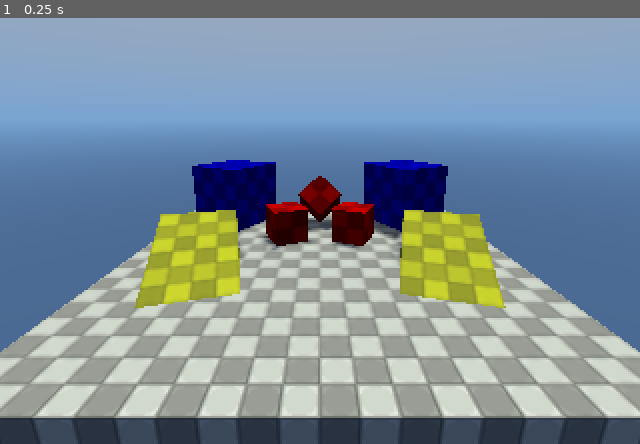
Above: before the commit, frame 1.
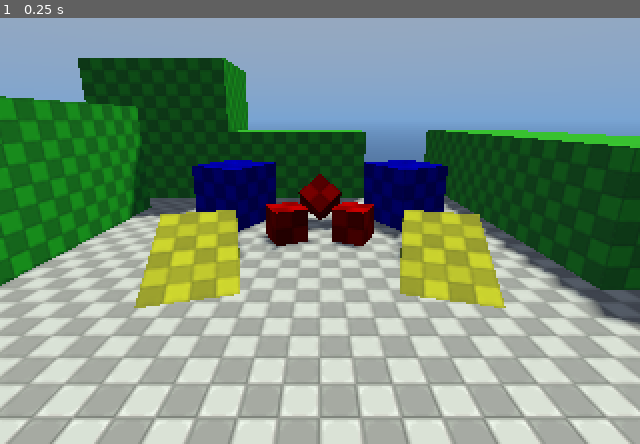
Above: after the commit, the same moment.

Repository: McInteractive23/Shard-Seaker
Game: Godot game, scene res://Levels/Dev Playground/dev_environment.tscn
Same seed, same stepped clock (60 frames per second), same inputs: the game is played once before the commit and once after it.
Inputs:
- Up to frame 1 (0.25 s): no input

The runs differ from the first frame. In frame 1, 36% of the frame differs, in the area x 0-100%, y 9-100%.

Commit message:
Walls

Diff:
--- a/Levels/Dev Playground/Dev Objects/blue_dev_box.tscn
+++ b/Levels/Dev Playground/Dev Objects/blue_dev_box.tscn
@@ -19,7 +19,7 @@
 
 [node name="Blue Dev Box" type="Node3D"]
 
-[node name="StaticBody3D" type="RigidBody3D" parent="."]
+[node name="StaticBody3D" type="StaticBody3D" parent="."]
 
 [node name="MeshInstance3D" type="MeshInstance3D" parent="StaticBody3D"]
 mesh = SubResource("BoxMesh_uj06s")
--- /dev/null
+++ b/Levels/Dev Playground/Dev Objects/green_dev_wall.tscn
@@ -0,0 +1,21 @@
+[gd_scene load_steps=4 format=3 uid="uid://cpb1voggsoa5i"]
+
+[ext_resource type="Texture2D" uid="uid://b6yuw0varxule" path="res://Levels/Dev Playground/DevSquares.webp" id="1_t6hji"]
+
+[sub_resource type="StandardMaterial3D" id="StandardMaterial3D_c1h0s"]
+albedo_color = Color(0.148438, 1, 0, 1)
+albedo_texture = ExtResource("1_t6hji")
+uv1_triplanar = true
+
+[sub_resource type="BoxMesh" id="BoxMesh_ic4sm"]
+material = SubResource("StandardMaterial3D_c1h0s")
+size = Vector3(6, 3, 1)
+
+[node name="Green Dev Wall" type="Node3D"]
+
+[node name="StaticBody3D" type="StaticBody3D" parent="."]
+
+[node name="MeshInstance3D" type="MeshInstance3D" parent="StaticBody3D"]
+mesh = SubResource("BoxMesh_ic4sm")
+
+[node name="CollisionShape3D" type="CollisionShape3D" parent="StaticBody3D"]
--- a/Levels/Dev Playground/Dev Objects/red_dev_box.tscn
+++ b/Levels/Dev Playground/Dev Objects/red_dev_box.tscn
@@ -17,7 +17,7 @@
 
 [node name="Red Dev Box" type="Node3D"]
 
-[node name="StaticBody3D" type="RigidBody3D" parent="."]
+[node name="StaticBody3D" type="StaticBody3D" parent="."]
 
 [node name="MeshInstance3D" type="MeshInstance3D" parent="StaticBody3D"]
 mesh = SubResource("BoxMesh_x6tbo")
--- a/Levels/Dev Playground/Dev Objects/yellow_dev_ramp.tscn
+++ b/Levels/Dev Playground/Dev Objects/yellow_dev_ramp.tscn
@@ -4,7 +4,7 @@
 
 [sub_resource type="StandardMaterial3D" id="StandardMaterial3D_2742q"]
 shading_mode = 2
-albedo_color = Color(0.992188, 1, 0, 1)
+albedo_color = Color(1, 1, 0, 1)
 albedo_texture = ExtResource("1_mbi0l")
 uv1_triplanar = true
 
@@ -19,7 +19,7 @@
 [node name="Yellow Dev Ramp" type="Node3D"]
 transform = Transform3D(-4.37114e-08, 0, 1, 0, 1, 0, -1, 0, -4.37114e-08, 0, 0, 0)
 
-[node name="StaticBody3D" type="RigidBody3D" parent="."]
+[node name="StaticBody3D" type="StaticBody3D" parent="."]
 
 [node name="MeshInstance3D" type="MeshInstance3D" parent="StaticBody3D"]
 mesh = SubResource("PrismMesh_usd71")
--- a/Levels/Dev Playground/dev_environment.tscn
+++ b/Levels/Dev Playground/dev_environment.tscn
@@ -1,6 +1,7 @@
-[gd_scene load_steps=11 format=3 uid="uid://c2ecbnmtmkg4w"]
+[gd_scene load_steps=12 format=3 uid="uid://c2ecbnmtmkg4w"]
 
 [ext_resource type="Texture2D" uid="uid://b6yuw0varxule" path="res://Levels/Dev Playground/DevSquares.webp" id="1_22vgc"]
+[ext_resource type="PackedScene" uid="uid://cpb1voggsoa5i" path="res://Levels/Dev Playground/Dev Objects/green_dev_wall.tscn" id="2_crbf7"]
 [ext_resource type="PackedScene" uid="uid://v25m8xjsukcb" path="res://Levels/Dev Playground/Dev Objects/red_dev_box.tscn" id="2_eswq4"]
 [ext_resource type="PackedScene" uid="uid://2lv4tb876p6b" path="res://Levels/Dev Playground/Dev Objects/blue_dev_box.tscn" id="3_eswq4"]
 [ext_resource type="PackedScene" uid="uid://c668avcy1qx4v" path="res://Levels/Dev Playground/Dev Objects/yellow_dev_ramp.tscn" id="4_lt7gd"]
@@ -26,13 +27,13 @@
 [sub_resource type="StandardMaterial3D" id="StandardMaterial3D_jovbx"]
 shading_mode = 2
 albedo_texture = ExtResource("1_22vgc")
-metallic_specular = 0.0
 uv1_triplanar = true
 texture_filter = 5
+billboard_keep_scale = true
 
 [sub_resource type="BoxMesh" id="BoxMesh_x6tbo"]
 material = SubResource("StandardMaterial3D_jovbx")
-size = Vector3(10, 1, 10)
+size = Vector3(20, 1, 20)
 
 [sub_resource type="BoxShape3D" id="BoxShape3D_v77un"]
 size = Vector3(10, 1, 10)
@@ -52,15 +53,80 @@
 
 [node name="Mesh" type="Node" parent="."]
 
-[node name="Floor" type="Node3D" parent="Mesh"]
+[node name="MainFloor" type="Node3D" parent="Mesh"]
 
-[node name="StaticBody3D" type="StaticBody3D" parent="Mesh/Floor"]
+[node name="StaticBody3D" type="StaticBody3D" parent="Mesh/MainFloor"]
 
-[node name="MeshInstance3D" type="MeshInstance3D" parent="Mesh/Floor/StaticBody3D"]
+[node name="MeshInstance3D" type="MeshInstance3D" parent="Mesh/MainFloor/StaticBody3D"]
 mesh = SubResource("BoxMesh_x6tbo")
 
-[node name="CollisionShape3D" type="CollisionShape3D" parent="Mesh/Floor/StaticBody3D"]
+[node name="CollisionShape3D" type="CollisionShape3D" parent="Mesh/MainFloor/StaticBody3D"]
 shape = SubResource("BoxShape3D_v77un")
+
+[node name="Walls" type="Node" parent="Mesh"]
+
+[node name="Green Dev Wall 1" parent="Mesh/Walls" instance=ExtResource("2_crbf7")]
+transform = Transform3D(-4.27193e-08, 0, -1, 0, 1, 0, 1, 0, -4.27193e-08, 6.5, 2, -7)
+
+[node name="Green Dev Wall 2" parent="Mesh/Walls" instance=ExtResource("2_crbf7")]
+transform = Transform3D(-4.27193e-08, 0, -1, 0, 1, 0, 1, 0, -4.27193e-08, 6.5, 2, -1)
+
+[node name="Green Dev Wall 3" parent="Mesh/Walls" instance=ExtResource("2_crbf7")]
+transform = Transform3D(0, -1, -4.37114e-08, -4.47035e-08, -4.37114e-08, 1, -1, 0, -4.47035e-08, 8.5, 3, -7)
+
+[node name="Green Dev Wall 4" parent="Mesh/Walls" instance=ExtResource("2_crbf7")]
+transform = Transform3D(1.74846e-07, -1, -4.37114e-08, -4.47035e-08, -4.37114e-08, 1, -1, -1.74846e-07, -4.47035e-08, 8.5, 3, -1)
+
+[node name="Green Dev Wall 5" parent="Mesh/Walls" instance=ExtResource("2_crbf7")]
+transform = Transform3D(1.50996e-07, -1, 2.42906e-17, 1, 1.50996e-07, 9.92095e-10, -9.92095e-10, 0, 1, 8.5, -0.5, 1.5)
+
+[node name="Green Dev Wall 6" parent="Mesh/Walls" instance=ExtResource("2_crbf7")]
+transform = Transform3D(2.38419e-07, -1, -8.74228e-08, -1, -2.38419e-07, -9.92095e-10, 9.92074e-10, 8.74228e-08, -1, 8.5, 0, -9.5)
+
+[node name="Green Dev Wall 7" parent="Mesh/Walls" instance=ExtResource("2_crbf7")]
+transform = Transform3D(1, 0, 9.92095e-10, 0, 1, 0, -9.92095e-10, 0, 1, -7, 2, -6.5)
+
+[node name="Green Dev Wall 8" parent="Mesh/Walls" instance=ExtResource("2_crbf7")]
+transform = Transform3D(1, 0, 9.92095e-10, 0, 1, 0, -9.92095e-10, 0, 1, -1, 2, -6.5)
+
+[node name="Green Dev Wall 9" parent="Mesh/Walls" instance=ExtResource("2_crbf7")]
+transform = Transform3D(-1, 4.37114e-08, -4.47035e-08, -4.47035e-08, -4.37114e-08, 1, 4.37114e-08, 1, 4.37114e-08, -7, 3, -8.5)
+
+[node name="Green Dev Wall 10" parent="Mesh/Walls" instance=ExtResource("2_crbf7")]
+transform = Transform3D(-1, -1.31134e-07, -4.47035e-08, -4.47035e-08, -4.37114e-08, 1, -1.31134e-07, 1, 4.37114e-08, -1, 3, -8.5)
+
+[node name="Green Dev Wall 11" parent="Mesh/Walls" instance=ExtResource("2_crbf7")]
+transform = Transform3D(-9.92102e-10, 4.37114e-08, 1, 1, 1.50996e-07, 9.92095e-10, -1.50996e-07, 1, -4.37114e-08, 1.5, -0.5, -8.5)
+
+[node name="Green Dev Wall 13" parent="Mesh/Walls" instance=ExtResource("2_crbf7")]
+transform = Transform3D(1, 0, 9.92095e-10, 0, 1, 0, -9.92095e-10, 0, 1, -7, 5, -6.5)
+
+[node name="Green Dev Wall 14" parent="Mesh/Walls" instance=ExtResource("2_crbf7")]
+transform = Transform3D(-1, 4.37114e-08, -4.47035e-08, -4.47035e-08, -4.37114e-08, 1, 4.37114e-08, 1, 4.37114e-08, -7, 6, -8.5)
+
+[node name="Green Dev Wall 15" parent="Mesh/Walls" instance=ExtResource("2_crbf7")]
+transform = Transform3D(9.92064e-10, 1.31134e-07, -1, -1, -2.38419e-07, -9.92095e-10, -2.38419e-07, 1, 1.31134e-07, -9.5, 3, -8.5)
+
+[node name="Green Dev Wall 12" parent="Mesh/Walls" instance=ExtResource("2_crbf7")]
+transform = Transform3D(-9.92102e-10, 4.37114e-08, 1, 1, 1.50996e-07, 9.92095e-10, -1.50996e-07, 1, -4.37114e-08, -4.5, 2.5, -8.5)
+
+[node name="Green Dev Wall 16" parent="Mesh/Walls" instance=ExtResource("2_crbf7")]
+transform = Transform3D(1.30142e-07, 0, 1, 0, 1, 0, -1, 0, 1.30142e-07, -7.5, 2, 3.5)
+
+[node name="Green Dev Wall 17" parent="Mesh/Walls" instance=ExtResource("2_crbf7")]
+transform = Transform3D(2.17565e-07, 8.74228e-08, 1, 8.74228e-08, 1, -8.74228e-08, -1, 8.74228e-08, 2.17565e-07, -7.5, 2, -0.5)
+
+[node name="Green Dev Wall 18" parent="Mesh/Walls" instance=ExtResource("2_crbf7")]
+transform = Transform3D(-8.74228e-08, 1, 4.37114e-08, -4.47035e-08, -4.37114e-08, 1, 1, 8.74228e-08, 4.47035e-08, -8.5, 4, 4.5)
+
+[node name="Green Dev Wall 19" parent="Mesh/Walls" instance=ExtResource("2_crbf7")]
+transform = Transform3D(-2.62268e-07, 1, 4.37114e-08, -4.47035e-08, -4.37114e-08, 1, 1, 2.62268e-07, 4.47035e-08, -8.5, 4, -1.5)
+
+[node name="Green Dev Wall 20" parent="Mesh/Walls" instance=ExtResource("2_crbf7")]
+transform = Transform3D(1.50996e-07, -1, 0, 1, 1.50996e-07, 9.92095e-10, -9.92095e-10, 0, 1, -8.5, 0.5, -4)
+
+[node name="Green Dev Wall 21" parent="Mesh/Walls" instance=ExtResource("2_crbf7")]
+transform = Transform3D(-2.38419e-07, 1, 0, -1, -2.38419e-07, -9.92095e-10, -9.92095e-10, 0, 1, -8.5, 1, 7)
 
 [node name="Boxes" type="Node" parent="Mesh"]
 
